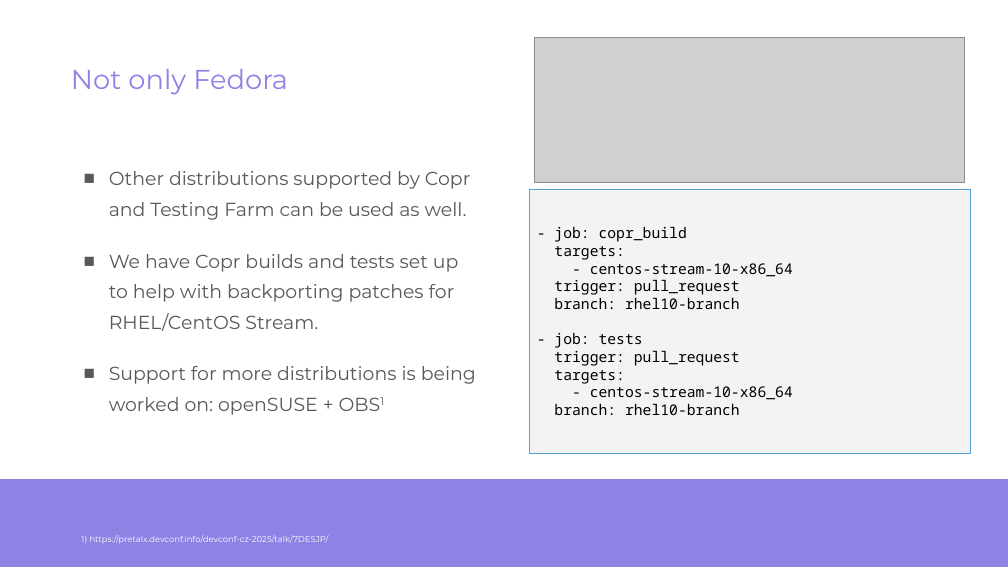
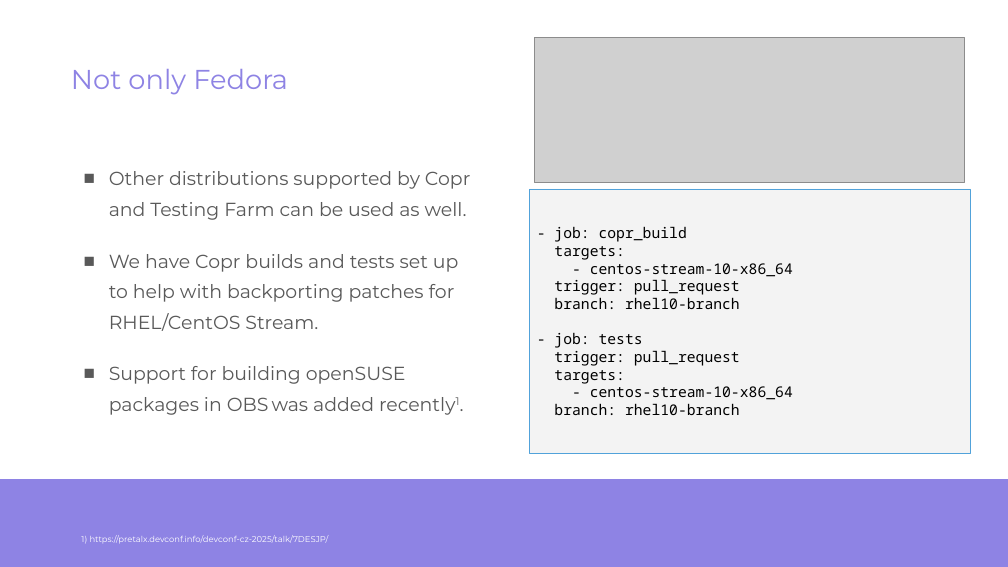
Before and after one commit to vojtechtrefny/slides, a slide deck: slide 9 of Using packit and testing farm/Using packit and testing farm.odp. Drawn at 1008x567 pixels with LibreOffice and Linux fonts; fonts in the diff are those of the drawing; grey boxes stand for pictures; background and template pictures are left out. Boxes give left, top, right and bottom in pixels: in the first picture for what was removed or moved away, otherwise in the second. Text is boxed around its words. In the diff, an @@ line names an element or a change of style, - is before the commit and + after.

```diff
--- a/Using packit and testing farm/Using packit and testing farm.odp
+++ b/Using packit and testing farm/Using packit and testing farm.odp
@@ text at (109, 366, 406, 415): text changed @@
-■ Support for more distributions is being worked on: openSUSE + OBS1
+■ Support for building openSUSE packages in OBS was added recently1.
```
Also in this commit, not shown: 1 other slide changed, 1 other file.
